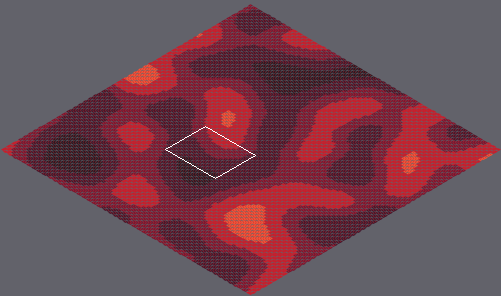
Level history. Tiled map: marswars/resources/mapAssets/tmap.tmx. Above, an overview of the earlier version with the close-up marked.
Close-up. First the earlier version:
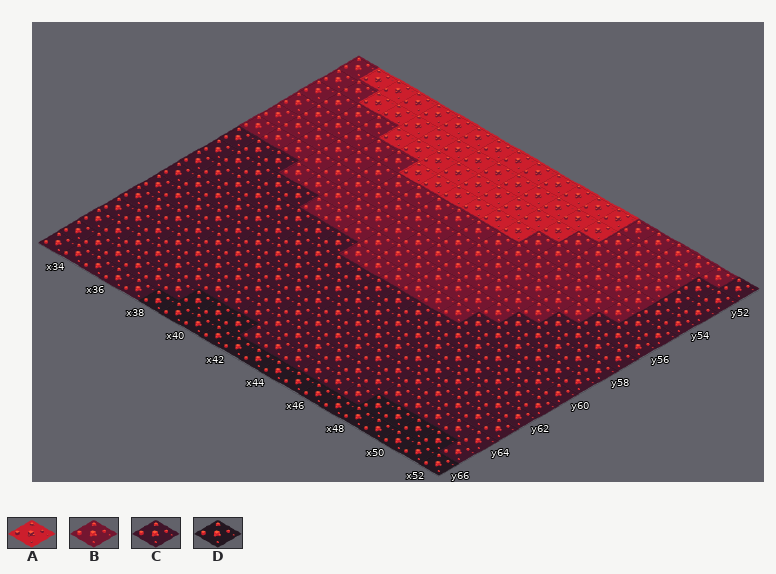
Cells are 55x32 px. Isometric: x runs down to the right, y down to the left. Shown: x 33..52, y 51..66. The commit also changed other parts of the map, which this record leaves out. The old version is drawn lined up with the new one.
Key: from "tileset1": A 11 "mars007", B 12 "mars008", C 13 "mars009", D 14 "mars010".
_ is an empty cell.
Layer "Tile Layer 1" before, first column x 33:
51 BAAAAAAAAAAAAABBBBBC
52 BBAAAAAAAAAAAABBBBCC
53 BBBBAAAAAAAAABBBBBCC
54 BBBBBBAAAAAABBBBBBCC
55 BBBBBBBBBBBBBBBBBBCC
56 BBBBBBBBBBBBBBBBBCCC
57 CCCBBBBBBBBBBBBBCCCC
58 CCCCCBBBBBBBBBBCCCCC
59 CCCCCCCCBBBBBBCCCCCC
60 CCCCCCCCCCCCCCCCCCCC
61 CCCCCCCCCCCCCCCCCCCC
62 CCCCCCCCCCCCCCCCCCCC
63 CCCCCCCCCCCCCCCCCCCC
64 CCCCCCCCCCCCCCCCCCCC
65 CCCCCCDDDCCCCCCDDDDC
66 CCCCCDDDDDDDDDDDDDDD
Once edited:
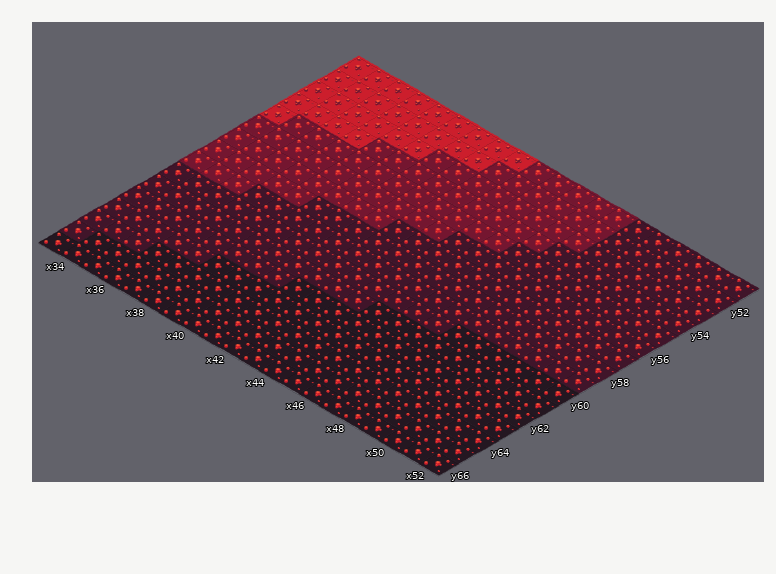
Changes in this commit:
Changed rows in their new state; . is an unchanged cell.
map size 250x250 -> 100x100 cells
Layer "Tile Layer 1":
first column x 33:
51 A........BBBBBCCCCC.
52 AA......BBBBBBCCCC..
53 AAAA..BBBBBBB.CCCC..
54 AAAA..BBBBBB.CCCCC..
55 A...........CCCCCC..
56 ..........CCCCCCC...
57 BBB.....CCCCCCCC....
58 BBBBBCCCCCCCCCC.....
59 BBB.....CCCCCC......
60 ..............DDDDDD
61 ...........DDDDDDDDD
62 ........DDDDDDDDDDDD
63 .....DDDDDDDDDDDDDDD
64 ...DDDDDDDDDDDDDDDDD
65 .DDDDD...DDDDDD....D
66 DDDDD...............
Pixel boxes of the changes (left, top, right, bottom) in both close-ups:
changed: (38, 55, 738, 463)
